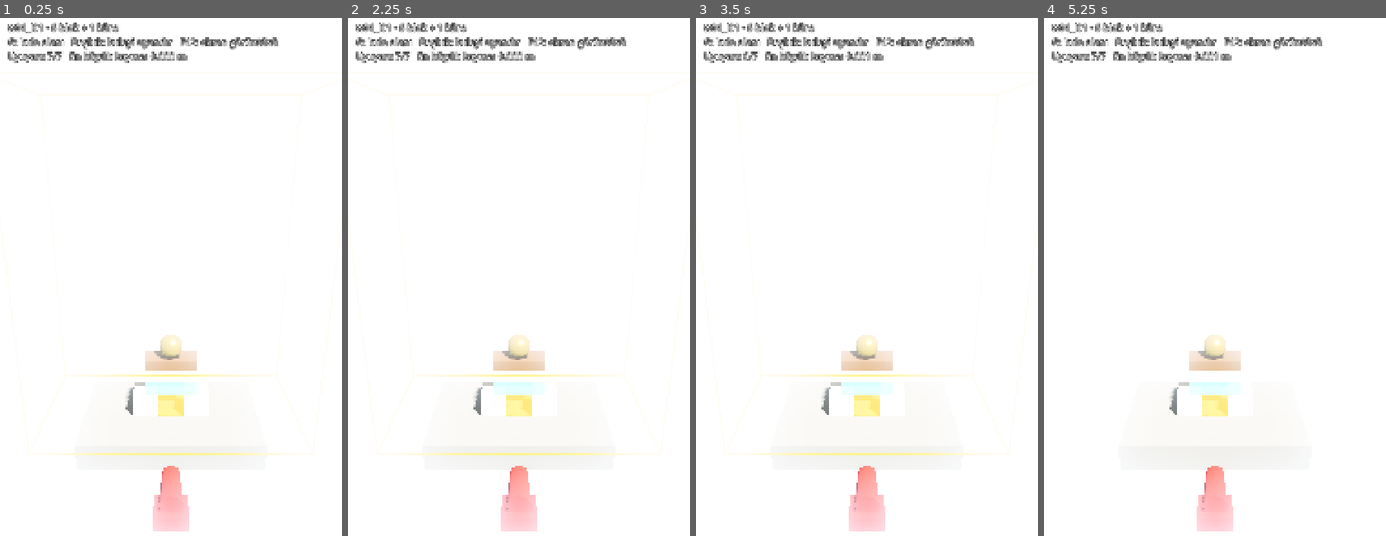
Above: before the commit, frames 1-4 (left to right).
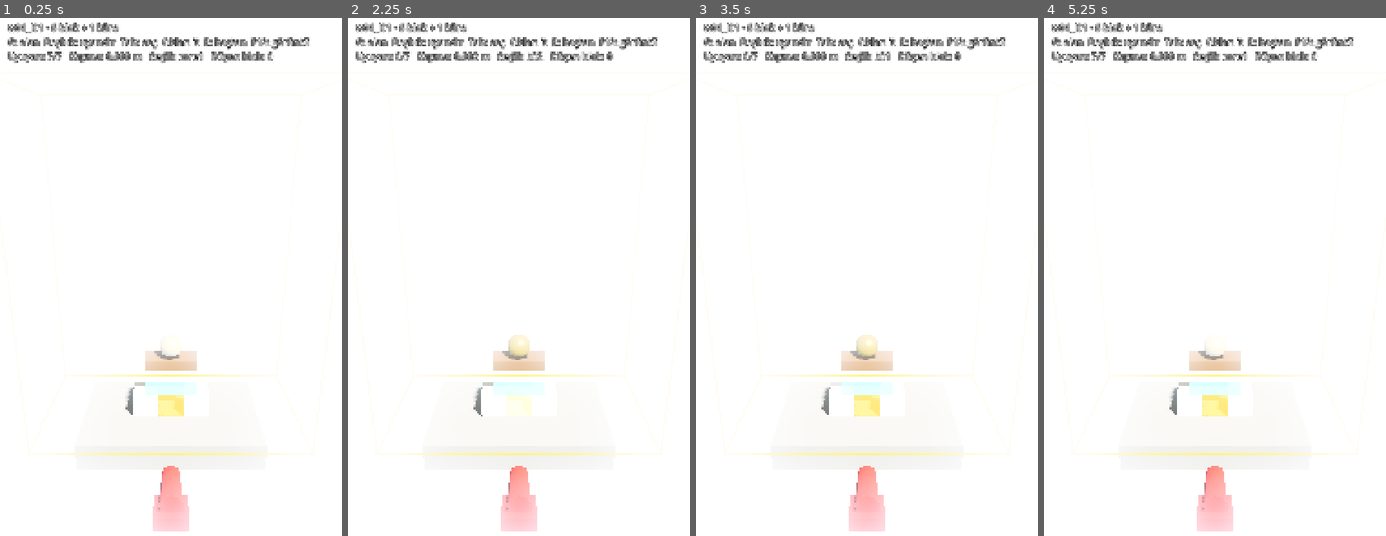
Above: after the commit, the same moments.

Repository: SenaAkyuz/gulleOyunu
Game: Godot game, scene res://src/main.tscn
Same seed, same stepped clock (60 frames per second), same inputs: the game is played once before the commit and once after it.
Inputs:
- Up to frame 1 (0.25 s): no input
- Up to frame 2 (2.25 s): tap Enter at 0.5, 2 s; hold Right 0.53-1.28 s; tap Tab at 0.6, 1.55, 2.1 s; tap Space at 0.77, 1.25, 1.52 s; tap R at 0.8, 1.35 s; hold Down 1.28-2.03 s; hold Right from 2.03 s (still down)
- Up to frame 3 (3.5 s): tap R at 2.3, 2.85 s; tap Space at 2.75, 3.02 s; release Right at 2.78 s; hold Up from 2.78 s (still down); tap Tab at 3.05 s
- Up to frame 4 (5.25 s): tap Enter at 3.5 s; release Up at 3.53 s; hold Left 3.53-5.03 s; tap G at 3.6 s; tap Space at 3.77, 4.25, 4.52 s; tap R at 3.8, 5.1 s; tap Tab at 4.35 s; hold Down from 5.03 s (still down)

The runs differ from the first frame. In frame 1, 2.0% of the frame differs, in the area x 5-91%, y 3-66%; in frame 2, 2.1%; in frame 3, 1.8%; in frame 4, 2.5%, in the area x 5-91%, y 3-85%.

Commit message:
Phase 1 step 5: edge rule (com_outside_platform) and core drop detection
- EdgeRule: pure check of centre-of-mass (x,z) vs platform top, or below fall_kill_y
- LevelReferee: core checked every tick -> EventBus.core_dropped; blocks judged once asleep;
  bodies below fall_kill_y are hidden and frozen
- Blocks counted as fallen turn grey; dev keys Tab (select), arrows (push, rules.dev.nudge_impulse), R (restart)
- HUD shows fallen block count and KÜRE DÜŞTÜ! banner

Co-Authored-By: Claude Opus 5.5 <noreply@anthropic.com>

Diff:
--- a/game_data/rules.json
+++ b/game_data/rules.json
@@ -101,6 +101,8 @@
     "play_area_guide": { "min": [-5, 0, -3], "max": [5, 12, 3] },
     "_doc_dev_guide": "start_level_id: F5 ile acilan bolum. play_area_guide: G tusuyla gosterilen oynanabilir kule alani (docs/03 2).",
     "stress_block_count": 120,
+    "nudge_impulse": 1.0,
+    "_doc_nudge": "Ok tuslariyla secili cisme (Tab) uygulanan itme impulsu (N*s). Kenar kurali testi icin.",
     "_doc": "Gelistirici araclari. stress_block_count: P tusuyla kurulan performans test kulesindeki blok sayisi (S-008)."
   },
   "quality": {
--- a/src/autoload/game_config.gd
+++ b/src/autoload/game_config.gd
@@ -22,7 +22,7 @@
 	"feel.shake_max_offset", "feel.shake_max_rotation_deg", "feel.shake_decay",
 	"feel.max_concurrent_bursts", "feel.shake_trauma_per_impulse", "feel.spark_min_impulse",
 	"platform.thickness", "platform.friction", "platform.bounce",
-	"dev.start_level_id", "dev.play_area_guide", "dev.stress_block_count",
+	"dev.start_level_id", "dev.play_area_guide", "dev.stress_block_count", "dev.nudge_impulse",
 ]
 const VALID_AIM_MODES: PackedStringArray = ["tap_target", "drag_release"]
 const VALID_EDGE_RULES: PackedStringArray = ["com_outside_platform"]
--- a/src/gameplay/blocks/block.gd
+++ b/src/gameplay/blocks/block.gd
@@ -19,6 +19,12 @@
 	"core_gold": Color(1.0, 0.78, 0.2),
 }
 const FALLBACK_COLOR := Color(0.6, 0.6, 0.6)
+## Edge rule feedback: a body counted as fallen turns grey (docs/02 §2 "gri parıltı", grey-box version).
+const FALLEN_COLOR := Color(0.45, 0.45, 0.45)
+const FALLEN_TINT := 0.75
+## Dev selection highlight (Tab + arrow keys).
+const HIGHLIGHT_EMISSION := Color(1.0, 1.0, 1.0)
+const HIGHLIGHT_ENERGY := 0.6
 
 var block_id: String = ""
 var shape_id: String = ""
@@ -28,6 +34,14 @@
 var hp: float = 0.0
 ## Global position right after spawning (used to measure drift / stability).
 var spawn_position: Vector3 = Vector3.ZERO
+## Set by LevelReferee via the edge rule.
+var is_fallen: bool = false
+
+var _visual_mat: StandardMaterial3D
+var _base_color: Color
+var _base_emission_enabled: bool
+var _base_emission: Color
+var _base_emission_energy: float
 
 
 ## Configures the body before it enters the tree. Returns false if shape/material is unknown.
@@ -42,7 +56,12 @@
 	material_id = material_name
 	name = id
 
-	var volume := ShapeBuilder.build(self, shape_def, _visual_material(material_name))
+	_visual_mat = _visual_material(material_name)
+	_base_color = _visual_mat.albedo_color
+	_base_emission_enabled = _visual_mat.emission_enabled
+	_base_emission = _visual_mat.emission
+	_base_emission_energy = _visual_mat.emission_energy_multiplier
+	var volume := ShapeBuilder.build(self, shape_def, _visual_mat)
 	mass = volume * float(mat["density"])
 	var pm := PhysicsMaterial.new()
 	pm.friction = float(mat["friction"])
@@ -59,6 +78,26 @@
 	position = pos
 	rotation_degrees = rot_deg
 	return true
+
+
+func set_fallen(value: bool) -> void:
+	if value == is_fallen:
+		return
+	is_fallen = value
+	var target := FALLEN_COLOR
+	target.a = _base_color.a
+	_visual_mat.albedo_color = _base_color.lerp(target, FALLEN_TINT) if value else _base_color
+
+
+func set_highlight(on: bool) -> void:
+	if on:
+		_visual_mat.emission_enabled = true
+		_visual_mat.emission = HIGHLIGHT_EMISSION
+		_visual_mat.emission_energy_multiplier = HIGHLIGHT_ENERGY
+	else:
+		_visual_mat.emission_enabled = _base_emission_enabled
+		_visual_mat.emission = _base_emission
+		_visual_mat.emission_energy_multiplier = _base_emission_energy
 
 
 func drift() -> float:
--- /dev/null
+++ b/src/gameplay/level/edge_rule.gd
@@ -0,0 +1,15 @@
+class_name EdgeRule
+extends RefCounted
+## "Did it fall?" rule (docs/02 §2, rules.physics.edge_rule). Pure functions, no scene access.
+## com_outside_platform: a body has fallen if the horizontal (x, z) projection of its centre of
+## mass is outside the platform top (with edge_margin tolerance) OR it is below fall_kill_y.
+## No in-between state.
+
+const COM_OUTSIDE_PLATFORM := "com_outside_platform"
+
+
+static func is_fallen(com: Vector3, half_width: float, half_depth: float,
+		margin: float, kill_y: float) -> bool:
+	if com.y < kill_y:
+		return true
+	return absf(com.x) > half_width + margin or absf(com.z) > half_depth + margin
--- a/src/gameplay/level/level.tscn
+++ b/src/gameplay/level/level.tscn
@@ -4,6 +4,7 @@
 [ext_resource type="Script" path="res://src/gameplay/level/level_camera.gd" id="2_camera"]
 [ext_resource type="Script" path="res://src/gameplay/world/platform.gd" id="3_platform"]
 [ext_resource type="Script" path="res://src/gameplay/level/tower_builder.gd" id="4_tower"]
+[ext_resource type="Script" path="res://src/gameplay/level/level_referee.gd" id="5_referee"]
 
 [sub_resource type="Environment" id="Env_grey"]
 background_mode = 1
@@ -52,6 +53,9 @@
 [node name="Tower" type="Node3D" parent="."]
 script = ExtResource("4_tower")
 
+[node name="LevelReferee" type="Node" parent="."]
+script = ExtResource("5_referee")
+
 [node name="CannonPlaceholder" type="Node3D" parent="."]
 
 [node name="Base" type="MeshInstance3D" parent="CannonPlaceholder"]
@@ -81,3 +85,23 @@
 theme_override_font_sizes/font_size = 30
 text = "..."
 autowrap_mode = 3
+
+[node name="ResultLabel" type="Label" parent="HUD"]
+anchors_preset = 8
+anchor_left = 0.5
+anchor_top = 0.5
+anchor_right = 0.5
+anchor_bottom = 0.5
+offset_left = -500.0
+offset_top = -500.0
+offset_right = 500.0
+offset_bottom = -340.0
+grow_horizontal = 2
+grow_vertical = 2
+theme_override_colors/font_color = Color(1, 0.85, 0.2, 1)
+theme_override_colors/font_outline_color = Color(0, 0, 0, 1)
+theme_override_constants/outline_size = 16
+theme_override_font_sizes/font_size = 110
+text = "KÜRE DÜŞTÜ!"
+horizontal_alignment = 1
+vertical_alignment = 1
--- a/src/gameplay/level/level_loader.gd
+++ b/src/gameplay/level/level_loader.gd
@@ -1,21 +1,24 @@
 extends Node3D
-## Builds a level from its JSON (docs/02 §4.2).
-## Camera, platform, tower, cannon placeholder and dev helpers.
-## Cannon (Step 6) and referee (Step 9) are added in later steps.
-## Dev keys: G = play-area guide, Space = wake every body (stability test).
+## Builds a level from its JSON (docs/02 §4.2): camera, platform, tower, referee, cannon placeholder.
+## Cannon (Step 6) and the full referee state machine (Step 9) come later.
+## Dev keys: G = play-area guide, Space = wake every body, Tab = select body,
+## arrows = push selected body (rules.dev.nudge_impulse), R = restart level.
 
 ## Empty = rules.dev.start_level_id
 @export var level_id: String = ""
 
 var level_data: Dictionary = {}
 var _info_static: String = ""
+var _selected: int = -1
 
 @onready var _camera: LevelCamera = $Camera3D
 @onready var _platform: Platform = $Platform
 @onready var _tower: TowerBuilder = $Tower
+@onready var _referee: LevelReferee = $LevelReferee
 @onready var _cannon_marker: Node3D = $CannonPlaceholder
 @onready var _area_guide: MeshInstance3D = $AreaGuide
 @onready var _info: Label = $HUD/InfoLabel
+@onready var _result: Label = $HUD/ResultLabel
 
 
 func _ready() -> void:
@@ -26,37 +29,84 @@
 		push_error("Level: bölüm yüklenemedi: " + level_id)
 		return
 
-	var cam_cfg := _camera_settings()
-	_camera.configure(cam_cfg)
+	_camera.configure(_camera_settings())
 
 	var plat: Dictionary = level_data.get("platform", {})
 	_platform.build(float(plat.get("width")), float(plat.get("depth")))
 	_tower.build(level_data)
+	_referee.setup(_tower, _platform)
 
-	var cannon_pos := _vec3(GameConfig.rule("cannon.position"))
+	var cannon_pos := ShapeBuilder.to_vec3(GameConfig.rule("cannon.position"))
 	_cannon_marker.position = cannon_pos
 	_cannon_marker.look_at(Vector3(0.0, cannon_pos.y, 0.0), Vector3.UP)
 
 	_build_area_guide()
-	_info_static = "%s · %d blok + %d küre\nG: kule alanı   Boşluk: kuleyi uyandır   F12: ekran görüntüsü" % [
+	_result.visible = false
+	EventBus.core_dropped.connect(_on_core_dropped)
+	_select(_tower.blocks.size())  # start with the first core selected
+	_info_static = "%s · %d blok + %d küre\nG: alan  Boşluk: uyandır  Tab: seç  Oklar: it  R: baştan  F12: görüntü" % [
 		level_id, _tower.blocks.size(), _tower.cores.size()]
 
 
 func _physics_process(_delta: float) -> void:
-	var total := _tower.all_bodies().size()
-	_info.text = "%s\nUyuyan: %d/%d   En büyük kayma: %.3f m" % [
-		_info_static, _tower.sleeping_count(), total, _tower.max_drift()]
+	var bodies := _tower.all_bodies()
+	var sel := bodies[_selected].block_id if _selected >= 0 and _selected < bodies.size() else "-"
+	_info.text = "%s\nUyuyan: %d/%d   Kayma: %.3f m   Seçili: %s   Düşen blok: %d" % [
+		_info_static, _tower.sleeping_count(), bodies.size(), _tower.max_drift(), sel,
+		_referee.fallen_block_count()]
 
 
 func _unhandled_input(event: InputEvent) -> void:
 	var key := event as InputEventKey
-	if not (key and key.pressed and not key.echo):
+	if not (key and key.pressed):
+		return
+	# Arrow keys may auto-repeat (hold to keep pushing); the others react once per press.
+	match key.keycode:
+		KEY_LEFT:
+			_nudge(Vector3.LEFT)
+		KEY_RIGHT:
+			_nudge(Vector3.RIGHT)
+		KEY_DOWN:
+			_nudge(Vector3.BACK)     # +z: towards the camera
+		KEY_UP:
+			_nudge(Vector3.FORWARD)  # -z: away from the camera
+	if key.echo:
 		return
 	match key.keycode:
 		KEY_G:
 			_area_guide.visible = not _area_guide.visible
 		KEY_SPACE:
 			_tower.wake_all()
+		KEY_TAB:
+			_select(_selected + 1)
+		KEY_R:
+			get_tree().reload_current_scene()
+
+
+func _on_core_dropped(_core: Node3D) -> void:
+	_result.text = "KÜRE DÜŞTÜ!"
+	_result.visible = true
+
+
+func _select(index: int) -> void:
+	var bodies := _tower.all_bodies()
+	if bodies.is_empty():
+		return
+	if _selected >= 0 and _selected < bodies.size():
+		bodies[_selected].set_highlight(false)
+	_selected = posmod(index, bodies.size())
+	bodies[_selected].set_highlight(true)
+
+
+func _nudge(direction: Vector3) -> void:
+	var bodies := _tower.all_bodies()
+	if _selected < 0 or _selected >= bodies.size():
+		return
+	var b := bodies[_selected]
+	if not b.visible:
+		return
+	b.sleeping = false
+	b.apply_central_impulse(direction * float(GameConfig.rule("dev.nudge_impulse")))
 
 
 ## rules.camera, overridden key-by-key by level.camera_override (docs/02 §2).
@@ -71,8 +121,8 @@
 ## Yellow wireframe box of the playable tower area (rules.dev.play_area_guide).
 func _build_area_guide() -> void:
 	var guide: Dictionary = GameConfig.rule("dev.play_area_guide")
-	var a := _vec3(guide["min"])
-	var b := _vec3(guide["max"])
+	var a := ShapeBuilder.to_vec3(guide["min"])
+	var b := ShapeBuilder.to_vec3(guide["max"])
 	var c: Array[Vector3] = [
 		Vector3(a.x, a.y, a.z), Vector3(b.x, a.y, a.z), Vector3(b.x, a.y, b.z), Vector3(a.x, a.y, b.z),
 		Vector3(a.x, b.y, a.z), Vector3(b.x, b.y, a.z), Vector3(b.x, b.y, b.z), Vector3(a.x, b.y, b.z)]
@@ -87,8 +137,3 @@
 		mesh.surface_add_vertex(c[e.y])
 	mesh.surface_end()
 	_area_guide.mesh = mesh
-
-
-static func _vec3(v: Variant) -> Vector3:
-	var arr: Array = v
-	return Vector3(float(arr[0]), float(arr[1]), float(arr[2]))
--- /dev/null
+++ b/src/gameplay/level/level_referee.gd
@@ -0,0 +1,61 @@
+class_name LevelReferee
+extends Node
+## Applies the edge rule (docs/02 §2, §6.6).
+## Step 5: the core is checked every physics tick (drop -> EventBus.core_dropped, immediately);
+## blocks are judged once they settle (asleep) or drop below fall_kill_y.
+## Step 9 turns this into the AIMING -> BALL_IN_FLIGHT -> SETTLING -> EVALUATE state machine.
+
+var core_dropped: bool = false
+
+var _tower: TowerBuilder
+var _platform: Platform
+var _margin: float = 0.0
+var _kill_y: float = 0.0
+
+
+func setup(tower: TowerBuilder, platform: Platform) -> void:
+	_tower = tower
+	_platform = platform
+	var rule := str(GameConfig.rule("physics.edge_rule"))
+	if rule != EdgeRule.COM_OUTSIDE_PLATFORM:
+		push_error("LevelReferee: desteklenmeyen edge_rule: " + rule)
+	_margin = float(GameConfig.rule("physics.edge_margin"))
+	_kill_y = float(GameConfig.rule("physics.fall_kill_y"))
+
+
+func fallen_block_count() -> int:
+	var n := 0
+	for b in _tower.blocks:
+		if b.is_fallen:
+			n += 1
+	return n
+
+
+func _physics_process(_delta: float) -> void:
+	if _tower == null:
+		return
+	for c in _tower.cores:
+		if not c.is_fallen and _check(c):
+			c.set_fallen(true)
+			if not core_dropped:
+				core_dropped = true
+				EventBus.core_dropped.emit(c)
+	for b in _tower.blocks:
+		# A block's verdict is only final once it has settled (or left the world).
+		if b.sleeping or b.world_center_of_mass().y < _kill_y:
+			b.set_fallen(_check(b))
+	for body in _tower.all_bodies():
+		if body.visible and body.world_center_of_mass().y < _kill_y:
+			_retire(body)
+
+
+func _check(body: Block) -> bool:
+	return EdgeRule.is_fallen(body.world_center_of_mass(), _platform.half_width,
+			_platform.half_depth, _margin, _kill_y)
+
+
+## Below fall_kill_y: stop simulating and hide (stands in for the docs' KillZone, keeps the body budget low).
+func _retire(body: Block) -> void:
+	body.set_fallen(true)
+	body.visible = false
+	body.set_deferred("freeze", true)
Not shown, added: src/gameplay/level/edge_rule.gd.uid
Not shown, added: src/gameplay/level/level_referee.gd.uid
